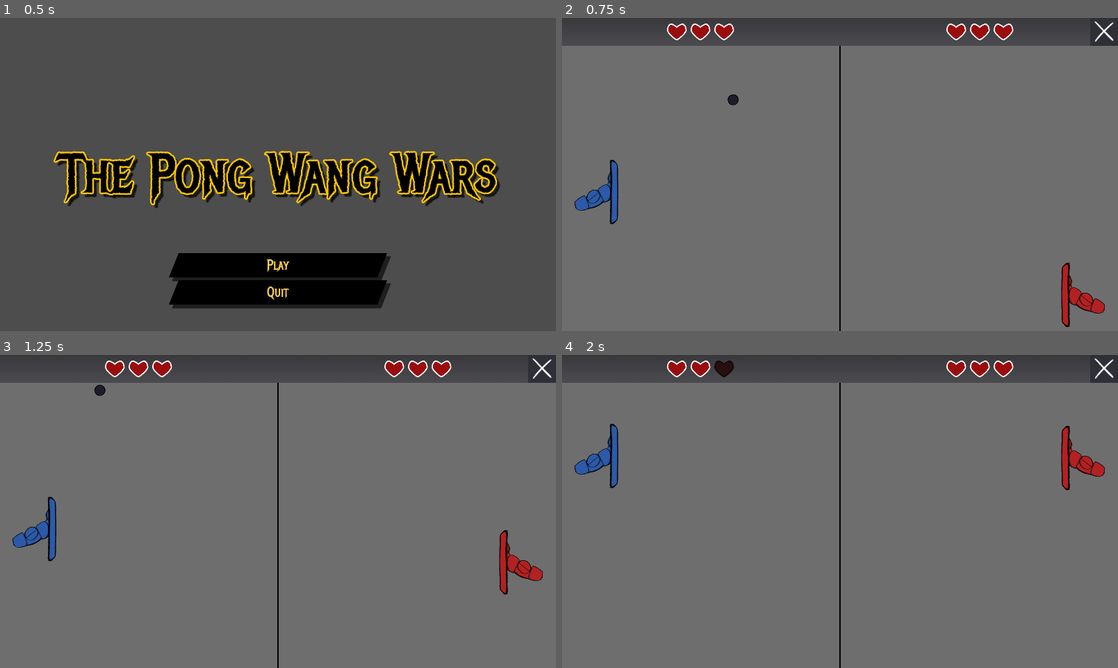
Above: before the commit, frames 1-4 (two rows, left to right).
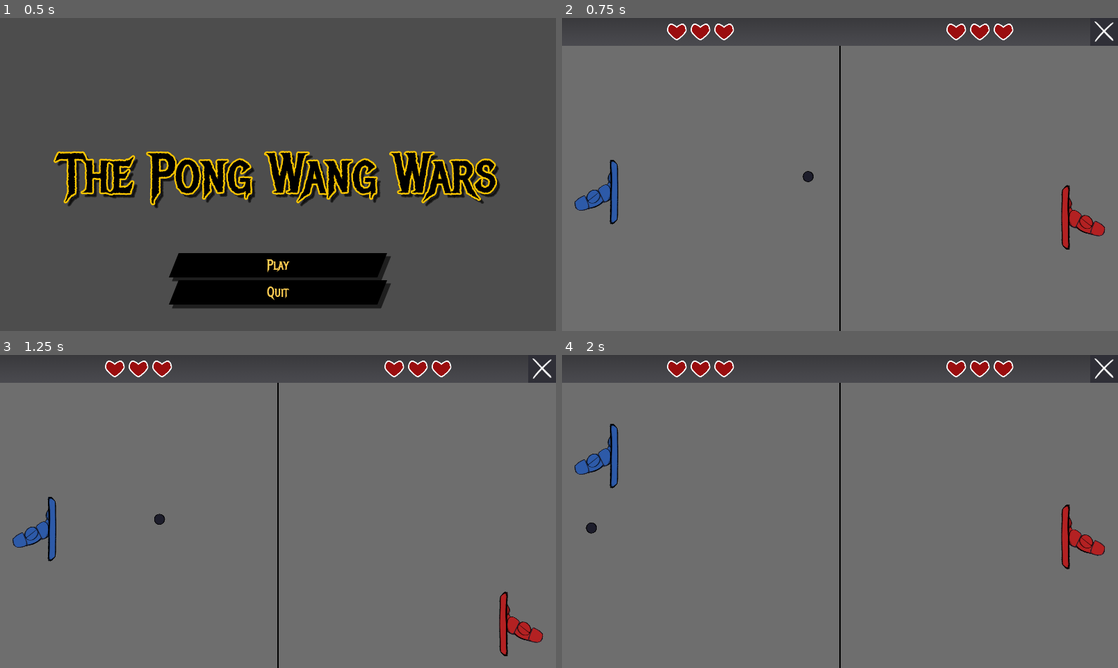
Above: after the commit, the same moments.

Repository: parrotwise/gmtk26-pong
Game: Godot game, scene res://Menu/main_menu.tscn
The game is run twice, just before and just after one commit, with the same random seed, the same clock (stepped at 60 frames per second) and the same inputs. This scene is started directly instead of the project's main scene.
Inputs:
- Up to frame 1 (0.5 s): no input
- Up to frame 2 (0.75 s): click "Play" at 0.5 s
- Up to frame 3 (1.25 s): no input
- Up to frame 4 (2 s): hold Up (ui_up) from 1.28 s (still down)

Frame 1 is identical in both runs. In frame 2, 1.4% of the frame differs, in the area x 29-98%, y 24-99%; in frame 3, 1.4%; in frame 4, 1.5%, in the area x 4-98%, y 1-69%.

Commit message:
Main Menu -> Game -> Main Menu, Victory and Defeat

Diff:
--- a/Menu/main_menu.gd
+++ b/Menu/main_menu.gd
@@ -4,22 +4,49 @@
 @onready var game_scene: GameScene = %GameScene
 @onready var play_button: Button = %Play
 @onready var quit_button: Button = %Quit
+@onready var victory_defeat_label: Label = %VictoryOrDefeatLabel
 
 # Initialization
 func _ready() -> void:
 	# Game scene doesn't start until play is pressed
 	game_scene.hide()
-	game_scene.set_process(false)
+	get_tree().paused = true
 
 	# Signals
 	play_button.pressed.connect(_on_play)
 	quit_button.pressed.connect(_on_quit)
 
+	# Wait for everything to be registered
+	_ready_deferred.call_deferred()
+
+func _ready_deferred():
+	GameManager.player.no_health.connect(_game_end)
+	GameManager.opponent.no_health.connect(_game_end)
+
+
 # Go to game scene
 func _on_play() -> void:
 	game_scene.show()
-	game_scene.set_process(true)
+	GameManager.reset()
+	get_tree().paused = false
 	menu.hide()
+
+# Return to main menu on game end.
+func _game_end() -> void:
+	# Show victory or defeat text
+	if GameManager.opponent.health == 0:
+		victory_defeat_label.text = "Victory"
+	else:
+		victory_defeat_label.text = "Defeat"
+	get_tree().paused = true
+
+	# Wait a bit
+	await get_tree().create_timer(1.0).timeout
+
+	# Return to main menu
+	victory_defeat_label.text = ""
+	game_scene.hide()
+	menu.show()
 
 # Quit game
 func _on_quit() -> void:
--- a/Menu/main_menu.tscn
+++ b/Menu/main_menu.tscn
@@ -20,6 +20,7 @@
 
 [node name="Menu" type="Control" parent="." unique_id=785581321]
 unique_name_in_owner = true
+process_mode = 3
 custom_minimum_size = Vector2(800, 450)
 layout_mode = 3
 anchors_preset = 0
@@ -75,3 +76,16 @@
 grow_horizontal = 1
 grow_vertical = 1
 theme = ExtResource("2_dtkyu")
+
+[node name="VictoryOrDefeatContainer" type="CenterContainer" parent="." unique_id=146479022]
+process_mode = 3
+custom_minimum_size = Vector2(800, 450)
+offset_right = 800.0
+offset_bottom = 450.0
+mouse_filter = 2
+
+[node name="VictoryOrDefeatLabel" type="Label" parent="VictoryOrDefeatContainer" unique_id=1645331723]
+unique_name_in_owner = true
+layout_mode = 2
+label_settings = SubResource("LabelSettings_kafe6")
+horizontal_alignment = 1
--- a/Scripts/game_manager.gd
+++ b/Scripts/game_manager.gd
@@ -6,6 +6,13 @@
 var player: Player
 var opponent: Opponent
 
+# Reset the state to the start of the game
+func reset() -> void:
+	# TODO: Payer and opponent positions?
+	GameManager.player.health = 3
+	GameManager.opponent.health = 3
+	GameManager.ball.reset()
+	GameManager.hud._update_hearts()
 
 func _on_win_game() -> void:
 	Debug.info('And there was much rejoicing.')
